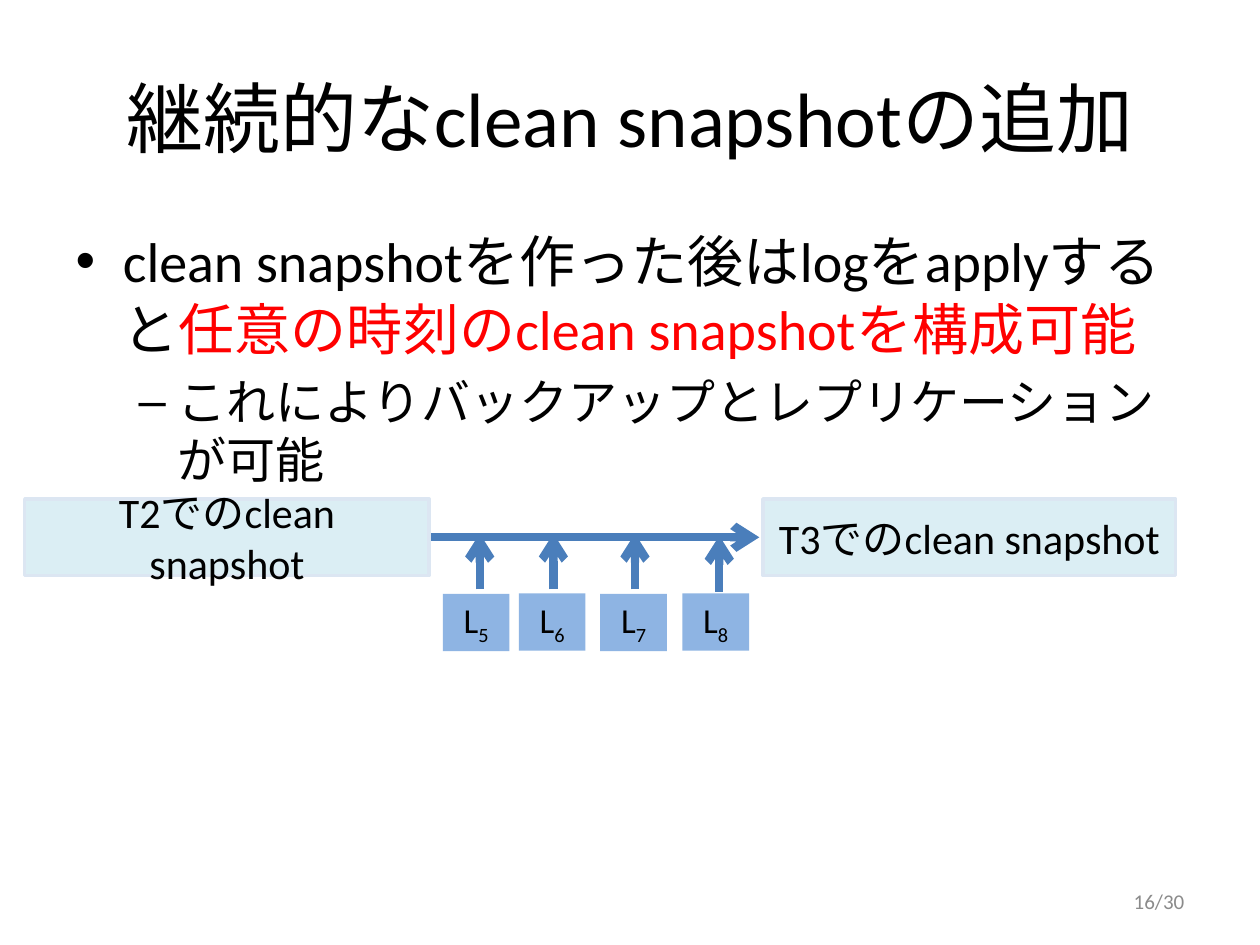
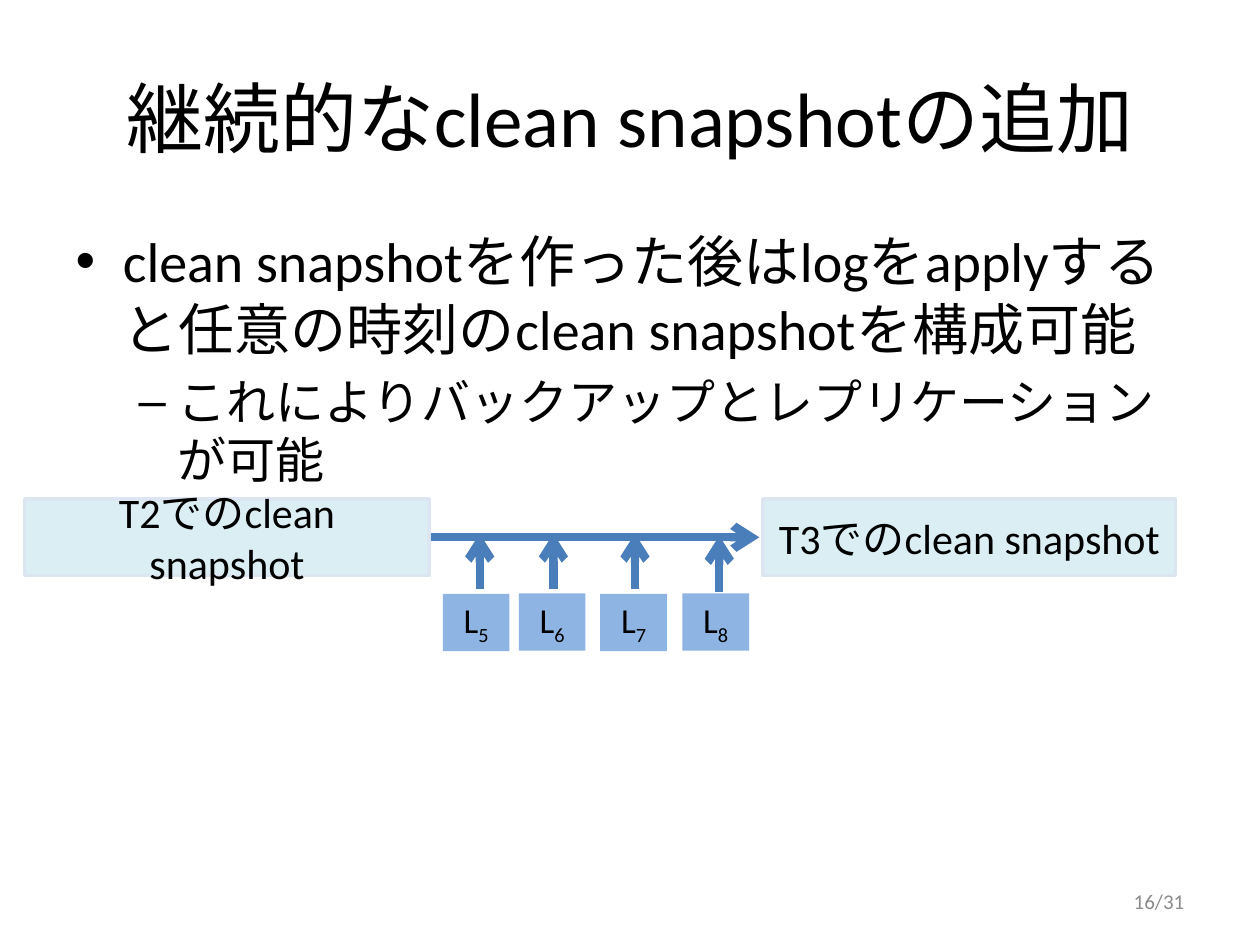
Before and after one commit to walb-linux/walb-tools, a slide deck: slide 16 of doc/walb-is-hard.pptx. Drawn at 1260x945 pixels with LibreOffice and Linux fonts; fonts in the diff are those of the drawing. Boxes give left, top, right and bottom in pixels: in the first picture for what was removed or moved away, otherwise in the second. Text is boxed around its words. In the diff, an @@ line names an element or a change of style, - is before the commit and + after.

```diff
--- a/doc/walb-is-hard.pptx
+++ b/doc/walb-is-hard.pptx
@@ text at [123,243,1137,359]: text colour #FF0000 to #000000 in "snapshotを作った後はlogをapplyすると任意の時刻のclean snapshotを構成可能" @@
@@ page number at [1134,894,1185,910]: text changed @@
-16/30
+16/31
```
Also in this commit, not shown: 10 other slides changed, 1 slide added.
